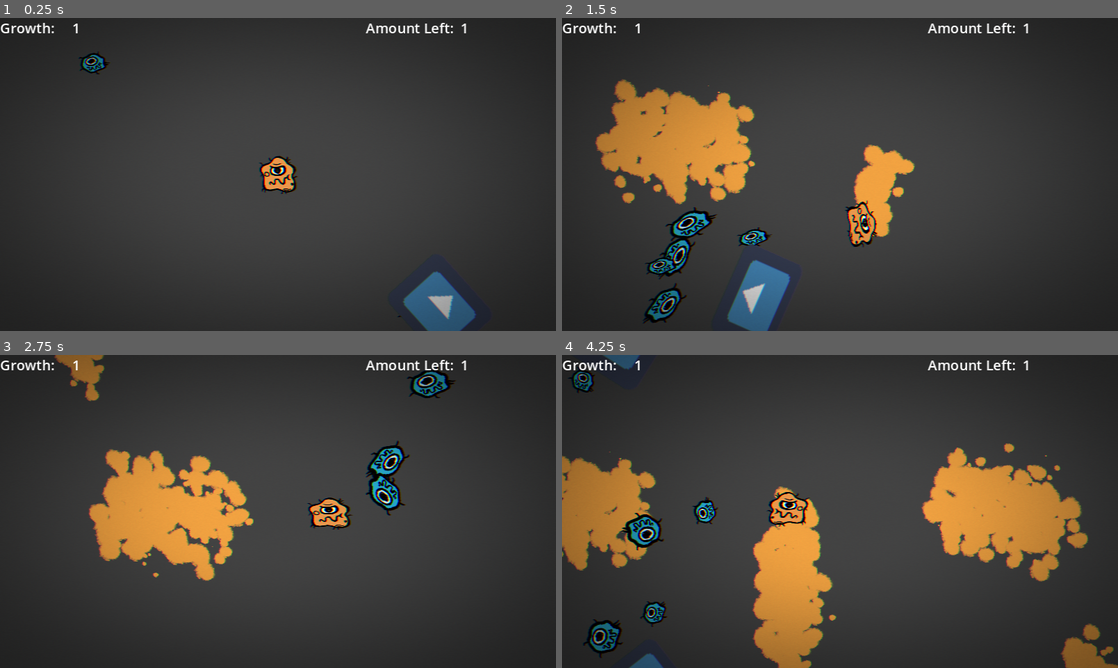
Above: before the commit, frames 1-4 (two rows, left to right).
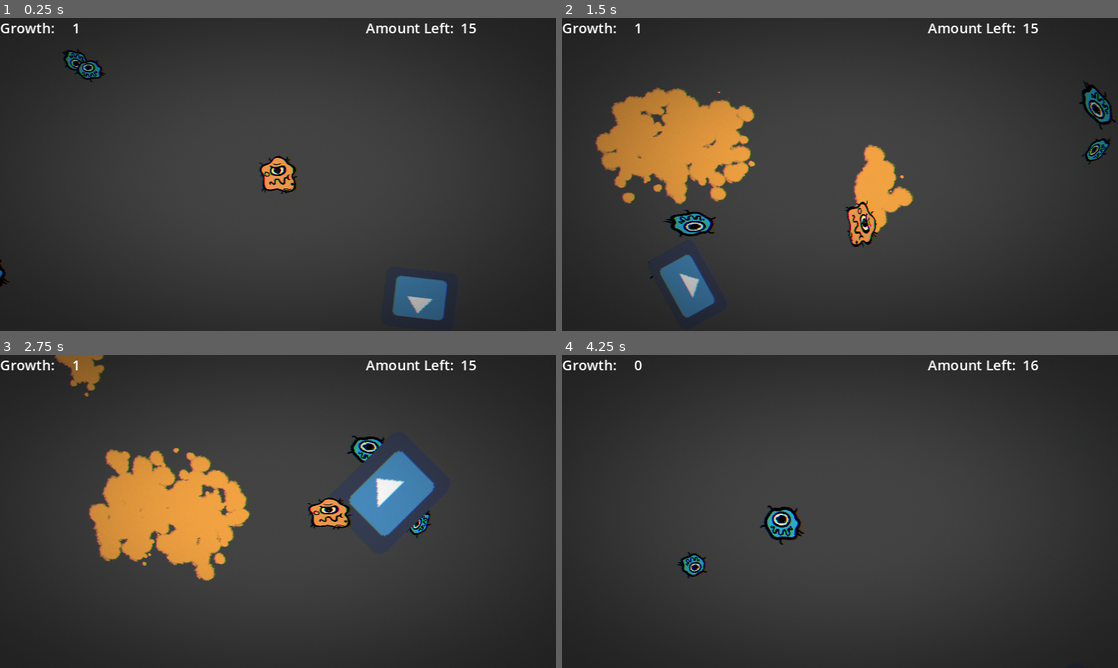
Above: after the commit, the same moments.

Repository: AlexPham0209/DishOut
Game: Godot game, scene res://src/Scenes/Levels/Level1.tscn
Two runs of this game, one before a commit and one after it. Both use one fixed random seed, a clock stepped at 60 frames per second and the inputs below. The project has no main scene, so this scene is started directly. The engine's default icon, where the game draws it, is replaced by a stand-in: a white triangle on a blue panel in a dark square.
Inputs:
- Up to frame 1 (0.25 s): no input
- Up to frame 2 (1.5 s): tap Enter at 0.5 s; hold D (Right) 0.53-1.28 s; tap Space (Interact) at 0.6, 1.35 s; hold S (Down) from 1.28 s (still down)
- Up to frame 3 (2.75 s): release S (Down) at 2.03 s; hold D (Right) from 2.03 s (still down); tap Space (Interact) at 2.1 s
- Up to frame 4 (4.25 s): release D (Right) at 2.78 s; hold W (Up) 2.78-3.53 s; tap Space (Interact) at 2.85, 3.6 s; hold A (Left) from 3.53 s (still down)

The runs differ from the first frame. In frame 1, 2.1% of the frame differs, in the area x 0-86%, y 1-100%; in frame 2, 6.8%; in frame 3, 4.6%; in frame 4, 21%, in the area x 0-100%, y 0-100%.

Commit message:
Got all levels working sort of

Diff:
--- /dev/null
+++ b/src/Scenes/Cutscenes/Cutscene.tscn
@@ -0,0 +1,26 @@
+[gd_scene format=3 uid="uid://0jng8ajl3m40"]
+
+[node name="Cutscene" type="Node2D"]
+
+[node name="CanvasLayer" type="CanvasLayer" parent="."]
+
+[node name="TextBox" type="Control" parent="CanvasLayer"]
+layout_mode = 3
+anchors_preset = 0
+offset_right = 640.0
+offset_bottom = 360.0
+
+[node name="ColorRect" type="ColorRect" parent="CanvasLayer/TextBox"]
+self_modulate = Color(1, 1, 1, 0.517647)
+offset_left = 19.0
+offset_top = 220.0
+offset_right = 616.0
+offset_bottom = 360.0
+color = Color(0, 0, 0, 1)
+
+[node name="RichTextLabel" type="RichTextLabel" parent="CanvasLayer/TextBox"]
+layout_mode = 0
+offset_left = 19.0
+offset_top = 220.0
+offset_right = 616.0
+offset_bottom = 360.0
--- a/src/Scenes/Levels/Level1.tscn
+++ b/src/Scenes/Levels/Level1.tscn
@@ -21,7 +21,7 @@
 max_size = 5
 
 [node name="Level1" instance=ExtResource("1_fn4pg")]
-amount = 1
+amount = 15
 spawns = Array[ExtResource("2_wki27")]([SubResource("Resource_0lobg"), SubResource("Resource_pi8i7")])
 next_level = ExtResource("5_vvvou")
 
--- a/src/Scenes/Levels/Level3.tscn
+++ b/src/Scenes/Levels/Level3.tscn
@@ -51,6 +51,7 @@
 max_size = 0
 
 [node name="Level3" instance=ExtResource("1_svtyb")]
+amount = 30
 spawns = Array[ExtResource("2_8dhm1")]([SubResource("Resource_5y733"), SubResource("Resource_oj0x8"), SubResource("Resource_8icig"), SubResource("Resource_slqev"), SubResource("Resource_3r3gf"), SubResource("Resource_aplfi")])
 next_level = ExtResource("7_owgje")
 margin = Vector2(64, 64)
--- a/src/Scenes/Levels/Level4.tscn
+++ b/src/Scenes/Levels/Level4.tscn
@@ -24,9 +24,9 @@
 [sub_resource type="Resource" id="Resource_xacuq"]
 script = ExtResource("2_q63fv")
 type = ExtResource("4_y65ho")
-amount = 0
-min_size = 0
-max_size = 0
+amount = 10
+min_size = 5
+max_size = 10
 
 [sub_resource type="Resource" id="Resource_fyjwy"]
 script = ExtResource("2_q63fv")
@@ -38,12 +38,14 @@
 [sub_resource type="Resource" id="Resource_0wnbe"]
 script = ExtResource("2_q63fv")
 type = ExtResource("6_1q7yh")
-amount = 0
+amount = 4
 min_size = 0
-max_size = 0
+max_size = 2
 
 [node name="Level4" instance=ExtResource("1_koo6c")]
+amount = 50
 spawns = Array[ExtResource("2_q63fv")]([SubResource("Resource_vr333"), SubResource("Resource_ap0ei"), SubResource("Resource_xacuq"), SubResource("Resource_fyjwy"), SubResource("Resource_0wnbe")])
+margin = Vector2(128, 128)
 
 [node name="Poisoner" parent="." index="8" instance=ExtResource("5_2mtjl")]
 position = Vector2(1126, 541)
--- a/src/Scripts/Cells/Cell.gd
+++ b/src/Scripts/Cells/Cell.gd
@@ -14,10 +14,14 @@
 var scale_tween : Tween
 var start_scale : Vector2
 
+var min : int
+var max : int
+
 signal eaten
 
 func _ready() -> void:
 	start_scale = self.scale
+	growth.value = randi_range(min, max)
 	self.scale = start_scale + (Vector2(growth_rate, growth_rate) * growth.value)
 
 func _process(delta: float) -> void:
--- a/src/Scripts/Components/SpawnTimer.gd
+++ b/src/Scripts/Components/SpawnTimer.gd
@@ -7,6 +7,6 @@
 	var i = randi() % enemies.size()
 	var instance = enemies[i].instantiate() as Cell
 	instance.global_position = owner.global_position + Vector2(randf_range(-distance, distance), randf_range(-distance, distance))
-	if get_tree() != null:
-		get_tree().root.add_child(instance)
+	if get_tree() != null and get_tree().current_scene != null:
+		get_tree().current_scene.add_child(instance)
 	instance.invincibility.start_invincibility()
--- a/src/Scripts/Level.gd
+++ b/src/Scripts/Level.gd
@@ -13,6 +13,7 @@
 @export var next_level : PackedScene
 @export var margin : Vector2 = Vector2(0, 0)
 
+@onready var enemies = $Enemies
 @onready var spawn_points = $SpawnPoints
 @onready var top_left : Marker2D = $Limits/TopLeft
 @onready var bottom_right : Marker2D = $Limits/BottomRight
@@ -34,12 +35,12 @@
 			var spawn_point = spawn_points.get_children().pick_random()
 			var x = spawn_point.global_position.x + randf_range(0, margin.x)
 			var y = spawn_point.global_position.y + randf_range(0, margin.y)
-			var growth = randi_range(data.min_size, data.max_size)
 
 			instance.global_position = Vector2(x, y)
-			instance.scale = instance.scale + (Vector2(instance.growth_rate, instance.growth_rate) * growth)
-			get_tree().current_scene.get_node("Enemies").add_child(instance)
-			instance.growth.value = growth
+			instance.min = data.min_size
+			instance.max = data.max_size
+
+			enemies.add_child(instance)
 
 func subtract_growth(amount):
 	amount_left -= amount
--- a/src/Scripts/States/DeathState.gd
+++ b/src/Scripts/States/DeathState.gd
@@ -12,7 +12,7 @@
 	var instance = blood.instantiate()
 	instance.global_position = owner.global_position
 
-	if get_tree() != null:
-		get_tree().root.add_child(instance)
-		get_tree().root.move_child(instance, 0)
+	if get_tree() != null and get_tree().current_scene != null:
+		get_tree().current_scene.add_child(instance)
+		get_tree().current_scene.move_child(instance, 0)
 	entity.queue_free()
--- a/src/Scripts/States/SplitState.gd
+++ b/src/Scripts/States/SplitState.gd
@@ -8,7 +8,7 @@
 	for i in range(amount):
 		var instance = enemy.instantiate() as Cell
 		instance.global_position = owner.global_position + Vector2(randf_range(-distance, distance), randf_range(-distance, distance))
-		if get_tree() != null:
+		if get_tree() != null and get_tree().current_scene != null:
 			get_tree().root.add_child(instance)
 		instance.state_machine.transition_to("Fleeing", {})
 		instance.invincibility.start_invincibility()
--- a/src/Scripts/Trail/Trail.gd
+++ b/src/Scripts/Trail/Trail.gd
@@ -6,6 +6,6 @@
 func _on_timeout() -> void:
 	var instance = texture.instantiate()
 	instance.global_position = self.global_position
-	if get_tree() != null:
-		get_tree().root.add_child(instance)
-		get_tree().root.move_child(instance, 0)
+	if get_tree() != null and get_tree().current_scene != null:
+		get_tree().current_scene.add_child(instance)
+		get_tree().current_scene.move_child(instance, 0)
